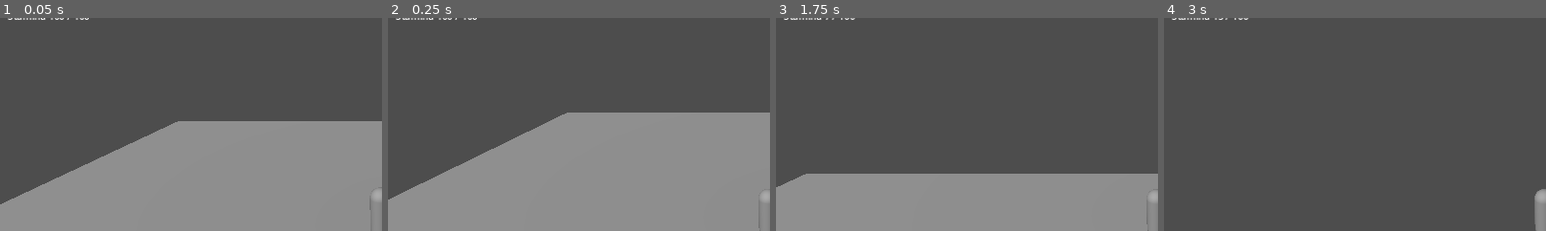
Above: before the commit, frames 1-4 (left to right).
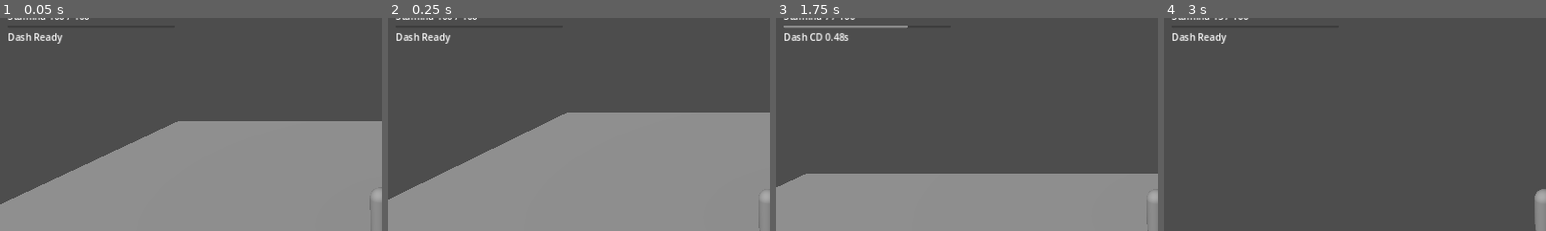
Above: after the commit, the same moments.

Repository: thegoatleroyjenkins/arpg-game
Game: Godot game, scene res://prototype3d/main_3d.tscn
Two runs of this game, one before a commit and one after it. Both use one fixed random seed, a clock stepped at 60 frames per second and the inputs below. This scene is started directly instead of the project's main scene.
Inputs (mouse positions are % of the whole screen's width and height, from its top left):
- Up to frame 1 (0.05 s): no input
- Up to frame 2 (0.25 s): no input
- Up to frame 3 (1.75 s): tap Enter (ui_accept) at 0.5, 0.77, 1.52 s; move the mouse to (55, 49) at 0.52 s; hold W (move_up) from 0.53 s (still down); tap Q (dash) at 0.6, 1.55 s; move the mouse to (45, 50) at 1.27 s; click (45, 50) at 1.35 s
- Up to frame 4 (3 s): keep holding W (move_up); move the mouse to (52, 48) at 2.02 s; tap Q (dash) at 2.1 s; move the mouse to (49, 51) at 2.77 s; tap Shift at 2.85 s
The pictures show only the part of the screen within x 0-50%, y 4-54%; the shares and areas given below are measured in that part.

The runs differ from the first frame. In frame 1, 0.3% of the frame differs, in the area x 2-17%, y 7-13%; in frame 2, 0.3%; in frame 3, 0.7%, in the area x 2-35%, y 3-11%; in frame 4, 0.3%.

Commit message:
Add 3D dash cooldown HUD wired to player signal

Diff:
--- a/prototype3d/main_3d.tscn
+++ b/prototype3d/main_3d.tscn
@@ -71,3 +71,13 @@
 [node name="StaminaLabel" type="Label" parent="StaminaHud/MarginContainer/VBoxContainer"]
 layout_mode = 2
 text = "Stamina 100 / 100"
+
+[node name="DashCooldownBar" type="ProgressBar" parent="StaminaHud/MarginContainer/VBoxContainer"]
+layout_mode = 2
+max_value = 0.65
+value = 0.0
+show_percentage = false
+
+[node name="DashCooldownLabel" type="Label" parent="StaminaHud/MarginContainer/VBoxContainer"]
+layout_mode = 2
+text = "Dash Ready"
--- a/prototype3d/player_3d.gd
+++ b/prototype3d/player_3d.gd
@@ -6,6 +6,7 @@
 @onready var camera: Camera3D = $CameraPivot/Camera3D
 
 signal stamina_changed(current: float, max_value: float)
+signal dash_cooldown_changed(remaining: float, max_value: float)
 
 var look_target: Vector3
 var dash_direction: Vector3 = Vector3.ZERO
@@ -20,6 +21,7 @@
 	look_target = global_position
 	stamina = tuning.max_stamina
 	_emit_stamina_changed()
+	_emit_dash_cooldown_changed()
 	Input.set_mouse_mode(Input.MOUSE_MODE_CAPTURED)
 
 func _unhandled_input(event: InputEvent) -> void:
@@ -66,6 +68,7 @@
 
 	if dash_cooldown_left > 0.0:
 		dash_cooldown_left = max(0.0, dash_cooldown_left - delta)
+		_emit_dash_cooldown_changed()
 
 	if Input.is_action_just_pressed("dash") and dash_cooldown_left <= 0.0 and _can_pay_stamina(tuning.dash_stamina_cost):
 		_use_stamina(tuning.dash_stamina_cost)
@@ -115,6 +118,7 @@
 	dash_direction = dash_direction.normalized()
 	dash_time_left = tuning.dash_duration
 	dash_cooldown_left = tuning.dash_cooldown
+	_emit_dash_cooldown_changed()
 
 func _can_pay_stamina(cost: float) -> bool:
 	return stamina >= max(0.0, cost)
@@ -137,3 +141,6 @@
 
 func _emit_stamina_changed() -> void:
 	stamina_changed.emit(stamina, tuning.max_stamina)
+
+func _emit_dash_cooldown_changed() -> void:
+	dash_cooldown_changed.emit(dash_cooldown_left, tuning.dash_cooldown)
--- a/prototype3d/stamina_hud_3d.gd
+++ b/prototype3d/stamina_hud_3d.gd
@@ -4,6 +4,8 @@
 
 @onready var stamina_bar: ProgressBar = $MarginContainer/VBoxContainer/StaminaBar
 @onready var stamina_label: Label = $MarginContainer/VBoxContainer/StaminaLabel
+@onready var dash_cooldown_bar: ProgressBar = $MarginContainer/VBoxContainer/DashCooldownBar
+@onready var dash_cooldown_label: Label = $MarginContainer/VBoxContainer/DashCooldownLabel
 
 func _ready() -> void:
 	var player := get_node_or_null(player_path)
@@ -14,16 +16,32 @@
 	if not player.has_signal("stamina_changed"):
 		push_warning("StaminaHud3D target does not expose stamina_changed signal")
 		return
+	if not player.has_signal("dash_cooldown_changed"):
+		push_warning("StaminaHud3D target does not expose dash_cooldown_changed signal")
+		return
 
 	player.stamina_changed.connect(_on_stamina_changed)
+	player.dash_cooldown_changed.connect(_on_dash_cooldown_changed)
 	var current_stamina := float(player.get("stamina"))
+	var current_dash_cooldown := float(player.get("dash_cooldown_left"))
 	var tuning_resource: Resource = player.get("tuning")
 	var max_stamina := 100.0
+	var max_dash_cooldown := 1.0
 	if tuning_resource != null:
 		max_stamina = float(tuning_resource.get("max_stamina"))
+		max_dash_cooldown = max(0.01, float(tuning_resource.get("dash_cooldown")))
 	_on_stamina_changed(current_stamina, max_stamina)
+	_on_dash_cooldown_changed(current_dash_cooldown, max_dash_cooldown)
 
 func _on_stamina_changed(current: float, max_value: float) -> void:
 	stamina_bar.max_value = max(1.0, max_value)
 	stamina_bar.value = clamp(current, 0.0, stamina_bar.max_value)
 	stamina_label.text = "Stamina %d / %d" % [roundi(current), roundi(max_value)]
+
+func _on_dash_cooldown_changed(remaining: float, max_value: float) -> void:
+	dash_cooldown_bar.max_value = max(0.01, max_value)
+	dash_cooldown_bar.value = clamp(remaining, 0.0, dash_cooldown_bar.max_value)
+	if remaining <= 0.01:
+		dash_cooldown_label.text = "Dash Ready"
+	else:
+		dash_cooldown_label.text = "Dash CD %.2fs" % remaining
Not shown, changed: README.md
